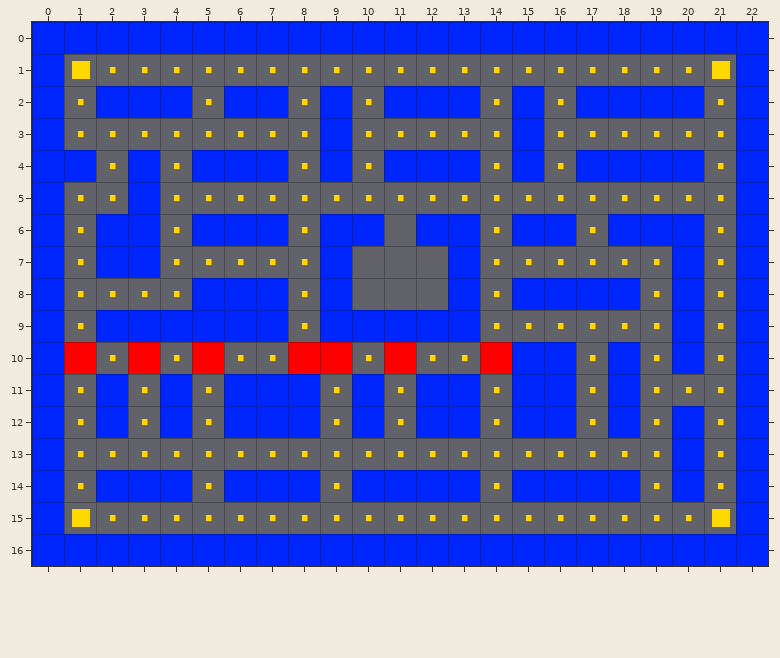
Level history. Tiled map (JSON): phaser/ohhman/assets/tilemaps/maps/map1Small.json. The picture above was drawn from the file before the commit.
Cells are 36x36 px. Shown: x 0..22, y 0..16.
Now the later version:
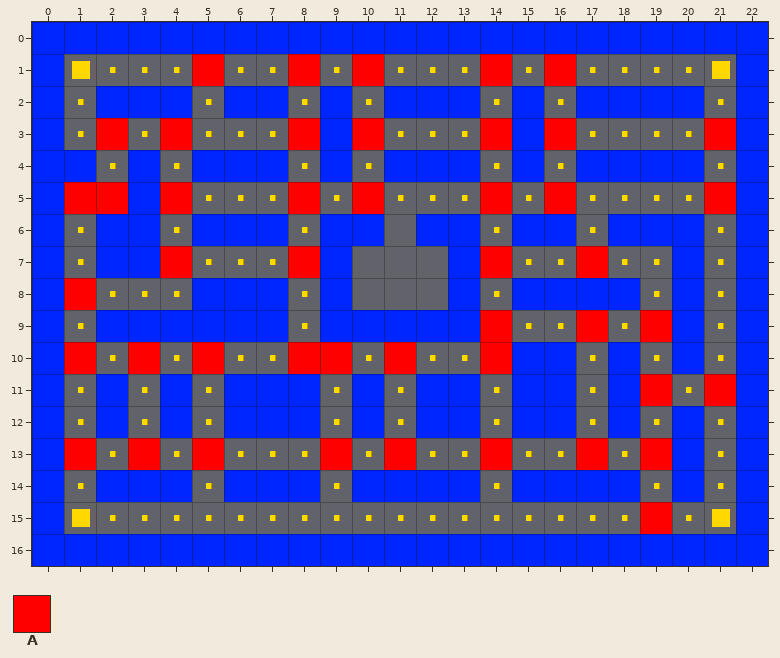
Key: from "decisionInput": A 0.
_ is an empty cell.
Tiles of an added or newly shown layer are drawn over the layers below it.
The edit:
{"where": "layer \"Decision\" (added)"}
{"y":1,"x":5,"old":"_","new":"A"}
{"y":1,"x":8,"old":"_","new":"A"}
{"y":1,"x":10,"old":"_","new":"A"}
{"y":1,"x":14,"old":"_","new":"A"}
{"y":1,"x":16,"old":"_","new":"A"}
{"y":3,"x":2,"old":"_","new":"A"}
{"y":3,"x":4,"old":"_","new":"A"}
{"y":3,"x":8,"old":"_","new":"A"}
{"y":3,"x":10,"old":"_","new":"A"}
{"y":3,"x":14,"old":"_","new":"A"}
{"y":3,"x":16,"old":"_","new":"A"}
{"y":3,"x":21,"old":"_","new":"A"}
{"y":5,"x":1,"old":"__","new":"AA"}
{"y":5,"x":4,"old":"_","new":"A"}
{"y":5,"x":8,"old":"_","new":"A"}
{"y":5,"x":10,"old":"_","new":"A"}
{"y":5,"x":14,"old":"_","new":"A"}
{"y":5,"x":16,"old":"_","new":"A"}
{"y":5,"x":21,"old":"_","new":"A"}
{"y":7,"x":4,"old":"_","new":"A"}
{"y":7,"x":8,"old":"_","new":"A"}
{"y":7,"x":14,"old":"_","new":"A"}
{"y":7,"x":17,"old":"_","new":"A"}
{"y":8,"x":1,"old":"_","new":"A"}
{"y":9,"x":14,"old":"_","new":"A"}
{"y":9,"x":17,"old":"_","new":"A"}
{"y":9,"x":19,"old":"_","new":"A"}
{"y":11,"x":19,"old":"_","new":"A"}
{"y":11,"x":21,"old":"_","new":"A"}
{"y":13,"x":1,"old":"_","new":"A"}
{"y":13,"x":3,"old":"_","new":"A"}
{"y":13,"x":5,"old":"_","new":"A"}
{"y":13,"x":9,"old":"_","new":"A"}
{"y":13,"x":11,"old":"_","new":"A"}
{"y":13,"x":14,"old":"_","new":"A"}
{"y":13,"x":17,"old":"_","new":"A"}
{"y":13,"x":19,"old":"_","new":"A"}
{"y":15,"x":19,"old":"_","new":"A"}
